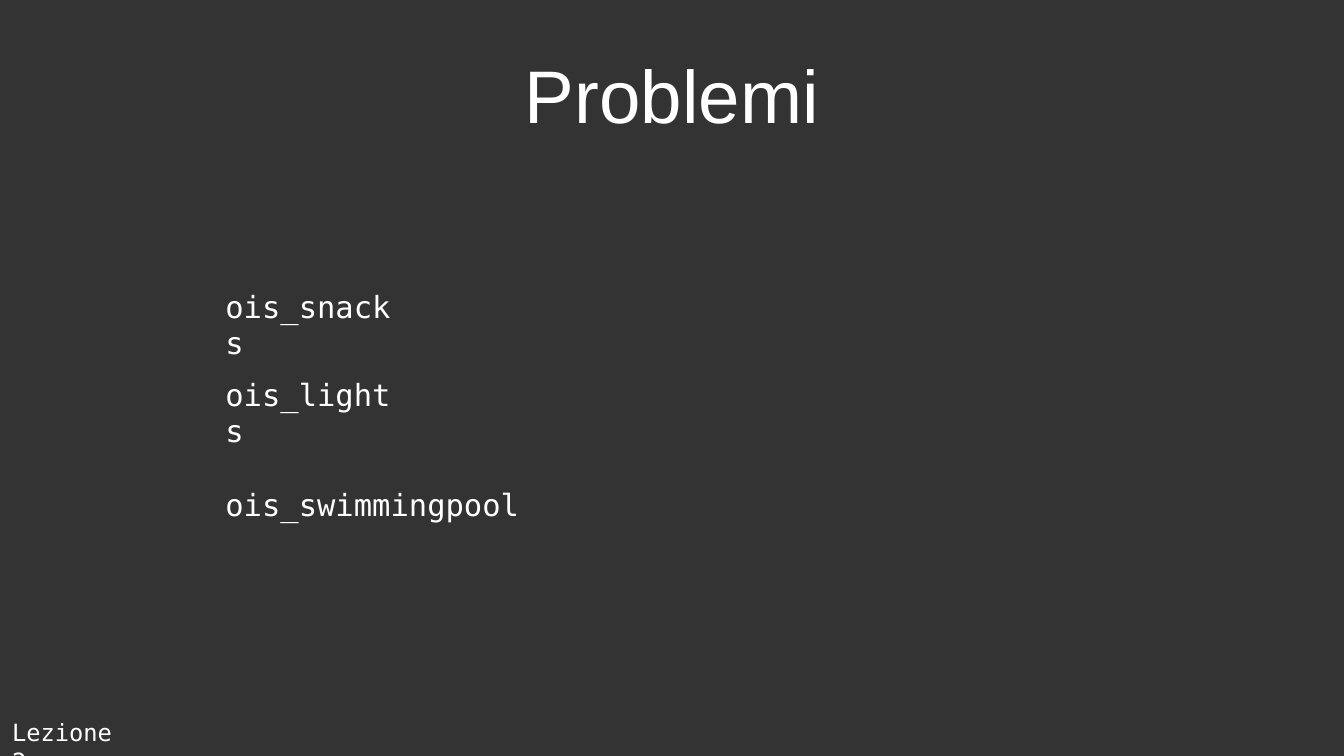
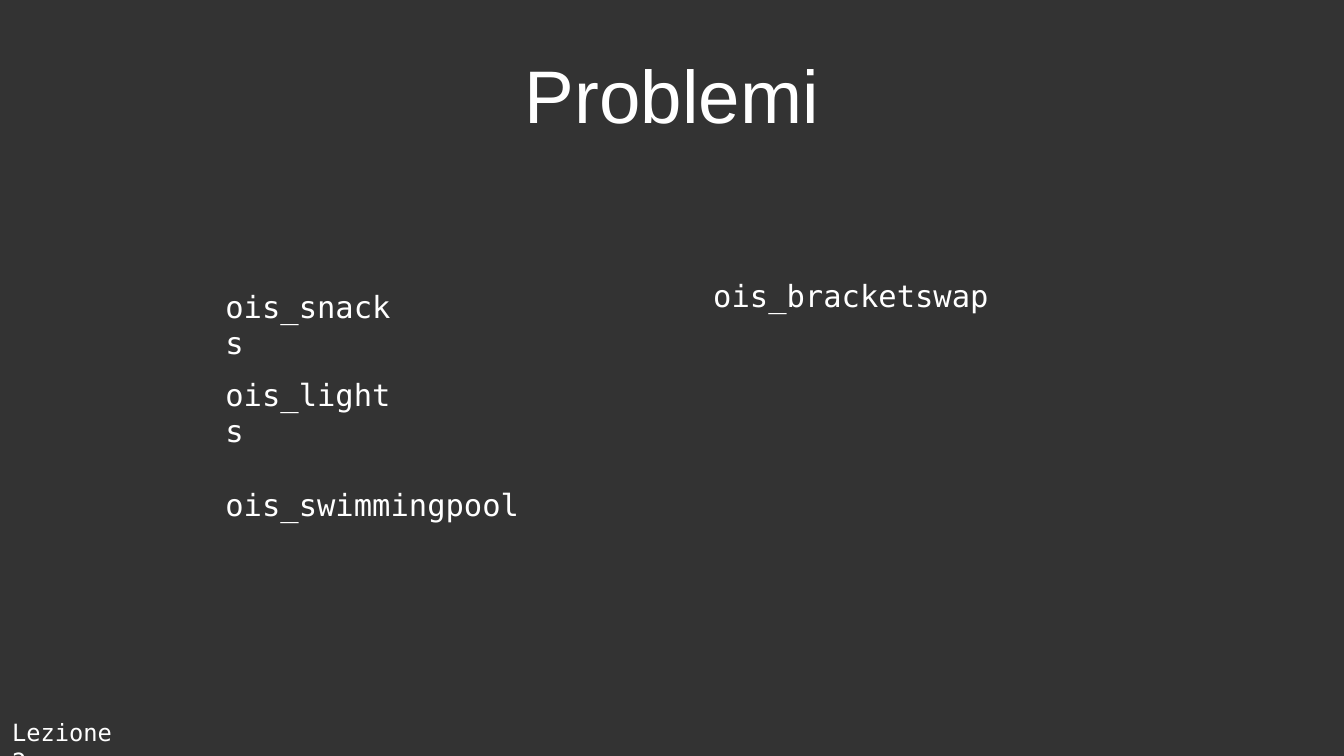
Before and after one commit to GioBigno/corso-CP, a slide deck: slide 4 of lezione_2/slide/presentazione.odp. Drawn at 1344x756 pixels with LibreOffice and Linux fonts; fonts in the diff are those of the drawing. Boxes give left, top, right and bottom in pixels: in the first picture for what was removed or moved away, otherwise in the second. Text is boxed around its words. In the diff, an @@ line names an element or a change of style, - is before the commit and + after.

```diff
--- a/lezione_2/slide/presentazione.odp
+++ b/lezione_2/slide/presentazione.odp
@@ text added at bbox=[713, 284, 988, 313], 18 pt, text #FFFFFF @@
+ois_bracketswap
```
Also in this commit, not shown: 4 other files.
